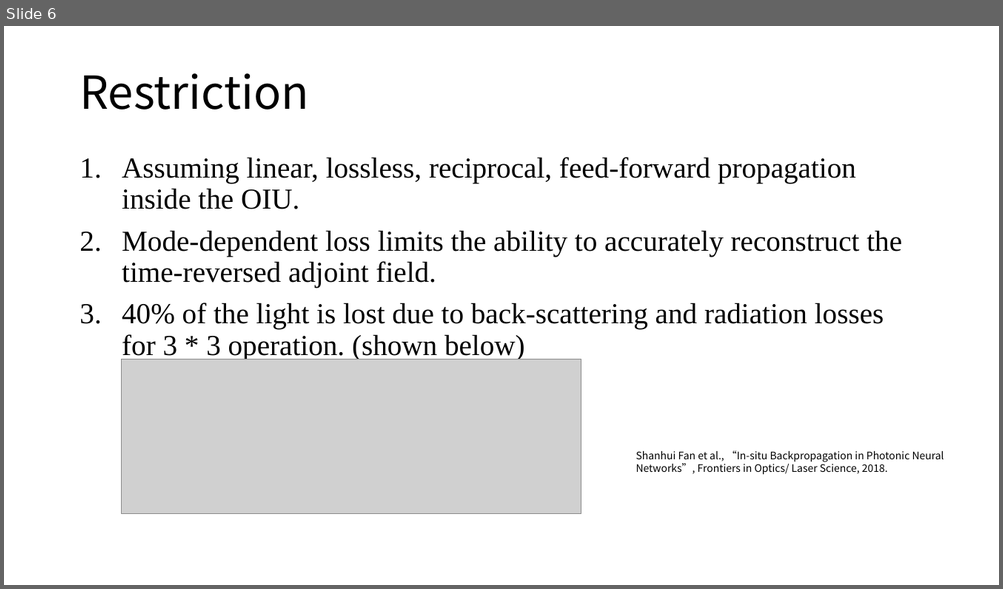
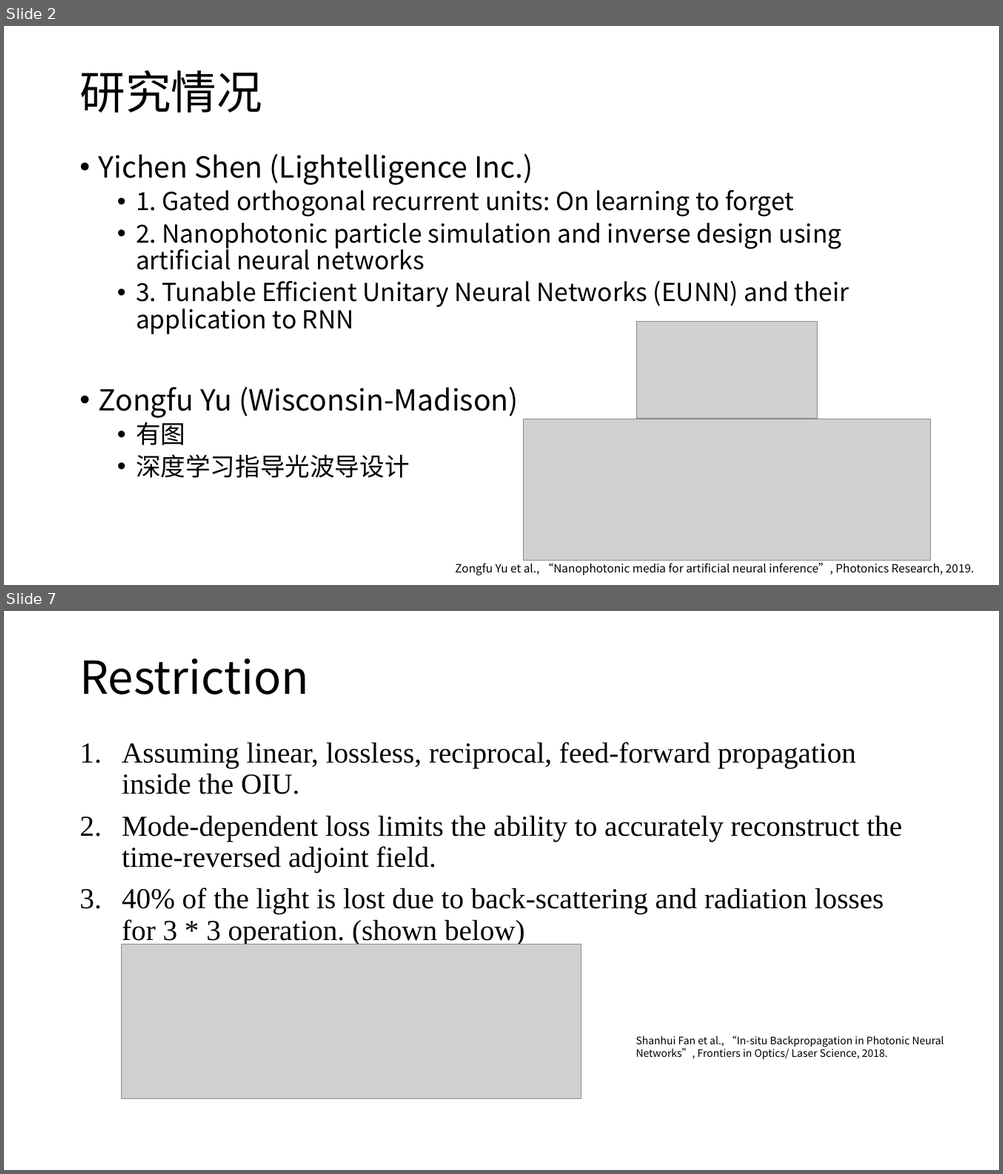
Before and after one commit to lucaschang95/DiscussionWithLin, a slide deck: 20190907 - Deep Learning 调研.pptx. Shown one above the other, each under a label of ours: slide 6 before the commit, slides 2 and 7 after it; the slides between them are not shown. The pictures are 1003x589 and 1003x1174 pixels, drawn with LibreOffice and Linux fonts; fonts in the diff are those of the drawing; grey boxes stand for pictures. Boxes give left, top, right and bottom in pixels: in the first picture for what was removed or moved away, otherwise in the second. Text is boxed around its words. In the diff, an @@ line names an element or a change of style, - is before the commit and + after.

```diff
--- a/20190907 - Deep Learning 调研.pptx
+++ b/20190907 - Deep Learning 调研.pptx
@@ slide 2 added at [4,26,999,585], background #FFFFFF @@
@@ title added at [79,70,262,113], 44 pt, text #000000 @@
+研究情况
@@ text added at [99,154,848,478], 24 pt, text #000000 @@
+• Yichen Shen (Lightelligence Inc.)
+  • 1. Gated orthogonal recurrent units: On learning to forget
+  • 2. Nanophotonic particle simulation and inverse design using artificial neural networks
+  • 3. Tunable Efficient Unitary Neural Networks (EUNN) and their application to RNN
+• Zongfu Yu (Wisconsin-Madison)
+  • 有图
+  • 深度学习指导光波导设计
@@ picture added at [637,322,818,419] @@
@@ picture added at [523,419,930,561] @@
@@ text added at [455,563,974,576], 11 pt, text #000000 @@
+Zongfu Yu et al., “Nanophotonic media for artificial neural inference”, Photonics Research, 2019.
@@ what was slide 6 is now slide 7 @@
```
Also in this commit, not shown: 4 slides changed, 3 other slides added, 1 slide removed, 1 other file.
